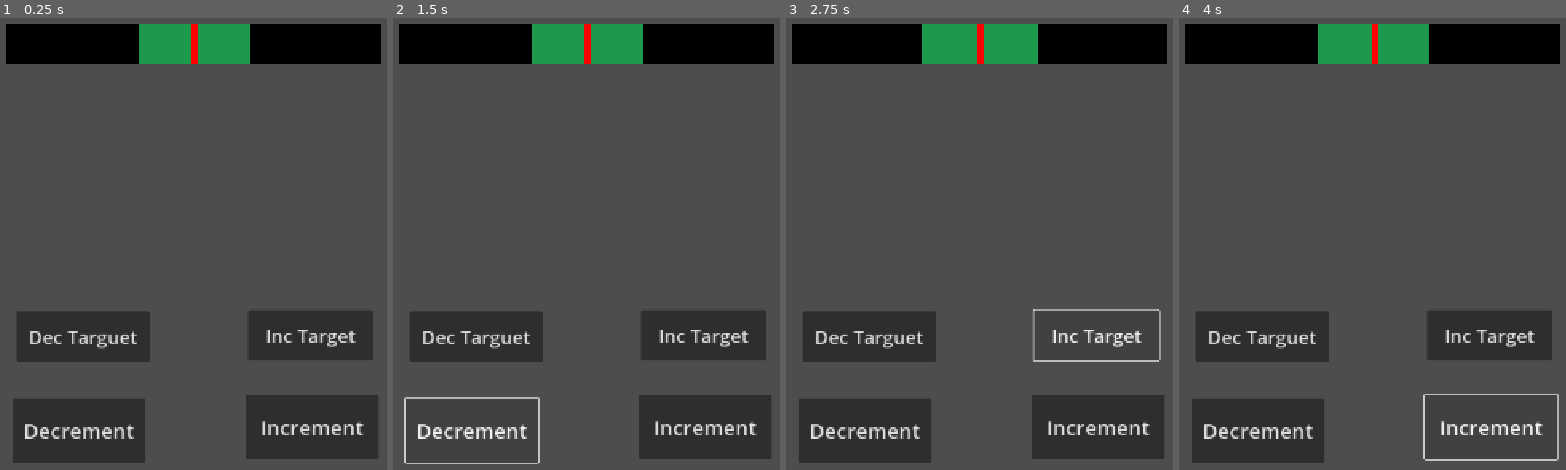
Above: before the commit, frames 1-4 (left to right).
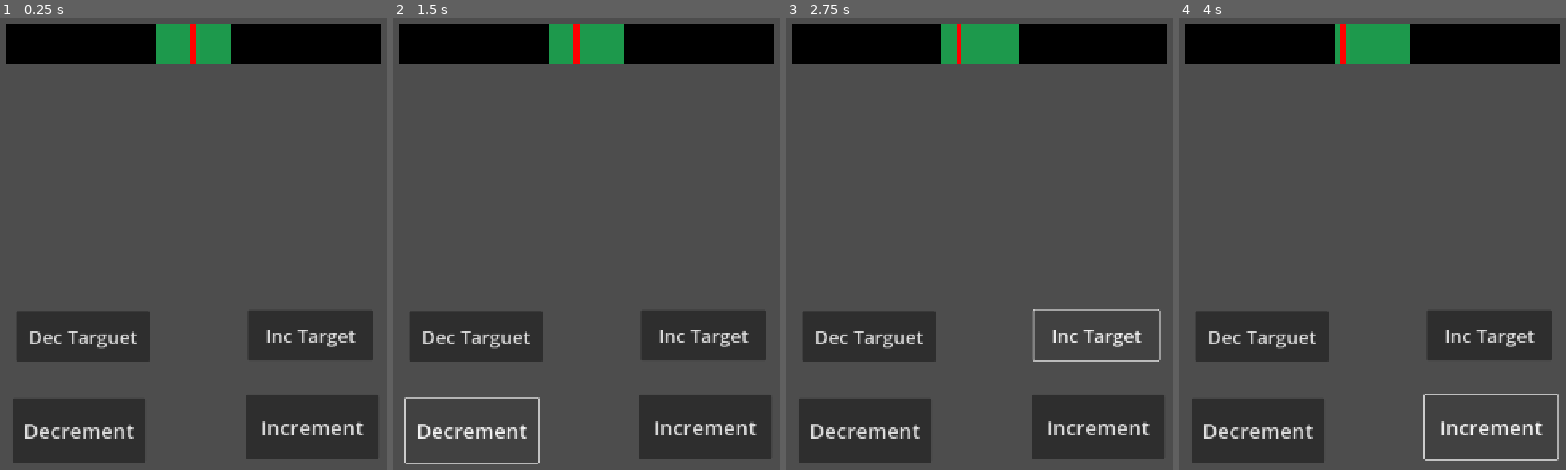
Above: after the commit, the same moments.

Repository: dddaavo/ipv-final-boss-the-scrolling-dead
Game: Godot game, scene res://src/main.tscn
Two runs of this game, one before a commit and one after it. Both use one fixed random seed, a clock stepped at 60 frames per second and the inputs below.
Inputs:
- Up to frame 1 (0.25 s): no input
- Up to frame 2 (1.5 s): click "Increment" at 0.5 s; click "Decrement" at 1.25 s
- Up to frame 3 (2.75 s): click "Inc Target" at 2 s
- Up to frame 4 (4 s): click "Dec Targuet" at 2.75 s; click "Increment" at 3.5 s

The runs differ from the first frame. In frame 1, 0.9% of the frame differs, in the area x 35-65%, y 1-11%; in frame 2, 1.1%; in frame 3, 1.1%; in frame 4, 1.1%.

Commit message:
Add dopamine effect system and integrate with manager
Introduces a modular dopamine effect system with base DopamineEffect, DecayModifierEffect, and TargetModifierEffect classes, managed by DopamineEffectManager. DopamineManager now instantiates and uses the effect manager, allowing dynamic addition and processing of dopamine effects. Refactors DopamineLevel.gd to fix _init method placement.

Diff:
--- a/the-scrolling-dead/src/core/DopamineLevel.gd
+++ b/the-scrolling-dead/src/core/DopamineLevel.gd
@@ -8,6 +8,11 @@
 var current: float
 var target: float
 var maximum: float
+
+func _init(_current: float, _target: float, _maximum: float):
+	set_current(_current)
+	set_target(_target)
+	set_maximum(_maximum)
 
 func set_current(value: float):
 	var prev = current
@@ -27,10 +32,6 @@
 func set_maximum(value: float):
 	maximum = abs(value)
 
-func _init(_current: float, _target: float, _maximum: float):
-	set_current(_current)
-	set_target(_target)
-	set_maximum(_maximum)
 
 func add(value: float):
 	set_current(current + value)
--- a/the-scrolling-dead/src/core/DopamineManager.gd
+++ b/the-scrolling-dead/src/core/DopamineManager.gd
@@ -11,11 +11,16 @@
 
 
 var dopamine_level: DopamineLevel
+var effect_manager: DopamineEffectManager
 
 func _ready():
 	dopamine_level = DopamineLevel.new(start,target,maxim)
 	dopamine_level.connect("value_changed", Callable(self, "_on_value_changed"))
 	dopamine_level.connect("target_changed", Callable(self, "_on_target_changed"))
+	effect_manager = DopamineEffectManager.new()
+	add_child(effect_manager)
+	effect_manager.add_effect(DecayModifierEffect.new(1,-1,0.1))
+	effect_manager.add_effect(TargetModifierEffect.new(-200,5))
 
 func set_target(new_target: float):
 	dopamine_level.set_target(new_target)
@@ -65,4 +70,7 @@
 	return abs(dopamine_level.current) <= dopamine_level.target
 
 func status() -> Array:
-	return	[dopamine_level.current, dopamine_level.target, dopamine_level.maximum]
+	return [dopamine_level.current, dopamine_level.target, dopamine_level.maximum]
+
+func add_effect(effect: DopamineEffect):
+	effect_manager.add_effect(effect)
--- /dev/null
+++ b/the-scrolling-dead/src/core/dopamine effects/DecayModifierEffect.gd
@@ -0,0 +1,37 @@
+extends DopamineEffect
+
+class_name DecayModifierEffect
+
+@export var multiplier_value: float
+@export var decay_interval: float = 1.0  # Cada cuánto tiempo aplica el decay
+var accumulated_time: float = 0.0
+
+func _init(multiplier: float, effect_duration: float = 0.0, interval: float = 1.0):
+	super(effect_duration)
+	multiplier_value = multiplier
+	decay_interval = interval
+
+func update(delta_time: float):
+	super(delta_time)
+	# El procesamiento se hace en process_effect
+
+func should_process(delta_time: float) -> bool:
+	# Este efecto necesita procesamiento continuo
+	return true
+
+func apply():
+	print("Applied decay modifier: x", multiplier_value, " every ", decay_interval, "s for ", duration, " seconds")
+
+func remove():
+	print("Removed decay modifier: x", multiplier_value)
+
+
+func process_effect(delta_time: float):
+	accumulated_time += delta_time
+
+	# Aplicar decay cuando se cumple el intervalo
+	if accumulated_time >= decay_interval:
+		var decay_amount = 5.0 * multiplier_value
+		DopamineManager.decrement(decay_amount)
+		accumulated_time = 0.0
+		#print("Applied decay: -", decay_amount)
--- /dev/null
+++ b/the-scrolling-dead/src/core/dopamine effects/DopamineEffect.gd
@@ -0,0 +1,42 @@
+@abstract
+extends Node
+
+class_name DopamineEffect
+
+@export var duration: float = 0.0  # 0 = permanente hasta que se remueva manualmente
+@export var remaining_time: float
+var is_active: bool = false
+
+func _init(effect_duration: float = 0.0):
+	duration = effect_duration
+	remaining_time = duration
+
+# Métodos abstractos que deben ser implementados por las clases hijas}
+@abstract
+func apply()
+
+@abstract
+func remove()
+
+# Métodos que pueden ser sobrescritos opcionalmente
+func update(delta_time: float):
+	if duration > 0:
+		remaining_time -= delta_time
+
+func should_process(delta_time: float) -> bool:
+	# Por defecto, los efectos no procesan cada frame
+	return false
+
+func process_effect(delta_time: float):
+	# Override para efectos que necesitan procesamiento continuo
+	pass
+
+func is_expired() -> bool:
+	return duration > 0 and remaining_time <= 0
+
+func get_effect_type() -> String:
+	return "Unknown"
+
+func on_expired():
+	# Llamado justo antes de que el efecto sea removido por expiración
+	pass
--- /dev/null
+++ b/the-scrolling-dead/src/core/dopamine effects/DopamineEffectManager.gd
@@ -0,0 +1,44 @@
+extends Node
+
+class_name DopamineEffectManager
+
+var active_effects: Array[DopamineEffect] = []
+
+func _ready():
+	set_process(true)
+
+func _process(delta):
+	_update_active_effects(delta)
+
+func _update_active_effects(delta_time: float):
+	# Procesar todos los efectos activos
+	for i in range(active_effects.size() - 1, -1, -1):
+		var effect = active_effects[i]
+
+		# Actualizar el efecto (duración, etc.)
+		effect.update(delta_time)
+
+		# Procesar el efecto si lo necesita
+		if effect.should_process(delta_time):
+			effect.process_effect(delta_time)
+
+		# Remover efectos expirados
+		if effect.is_expired():
+			effect.on_expired()
+			_remove_effect(effect)
+			active_effects.remove_at(i)
+
+func _remove_effect(effect: DopamineEffect):
+	effect.is_active = false
+	effect.remove()
+
+func clear_all_effects():
+	for effect in active_effects:
+		_remove_effect(effect)
+	active_effects.clear()
+	print("All effects cleared")
+
+func add_effect(effect: DopamineEffect):
+	active_effects.append(effect)
+	effect.apply()
+	print("Added effect: ", effect.get_effect_type(), " - Total active effects: ", active_effects.size())
--- /dev/null
+++ b/the-scrolling-dead/src/core/dopamine effects/TargetModifierEffect.gd
@@ -0,0 +1,22 @@
+extends DopamineEffect
+
+class_name TargetModifierEffect
+
+@export var modifier_value: float
+var original_target: float
+
+func _init(modifier: float, effect_duration: float = 0.0):
+	super(effect_duration)
+	modifier_value = modifier
+
+func apply():
+	original_target = DopamineManager.get_target()
+	DopamineManager.set_target(modifier_value)
+	print("Applied target modifier: ", modifier_value, " for ", duration, " seconds")
+
+func remove():
+	DopamineManager.set_target(original_target)
+	print("Removed target modifier, restored to: ", original_target)
+
+func get_effect_type() -> String:
+	return "TargetModifier"
Not shown, added: the-scrolling-dead/src/core/dopamine effects/DecayModifierEffect.gd.uid
Not shown, added: the-scrolling-dead/src/core/dopamine effects/DopamineEffect.gd.uid
Not shown, added: the-scrolling-dead/src/core/dopamine effects/DopamineEffectManager.gd.uid
Not shown, added: the-scrolling-dead/src/core/dopamine effects/TargetModifierEffect.gd.uid
